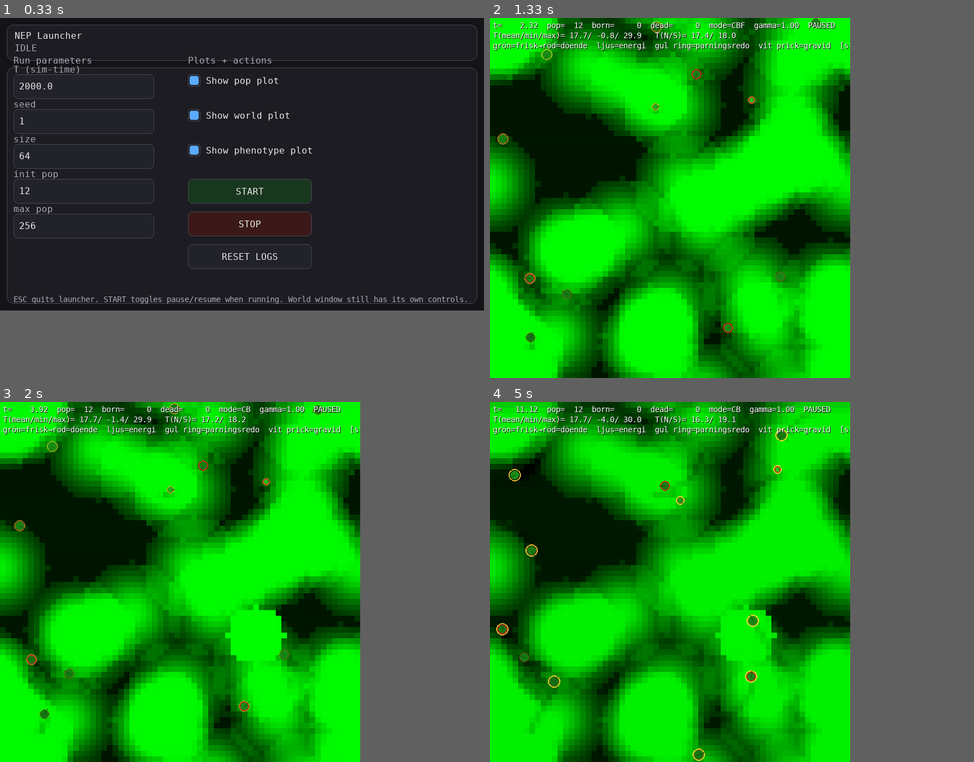
Above: before the commit, frames 1-4 (two rows, left to right).
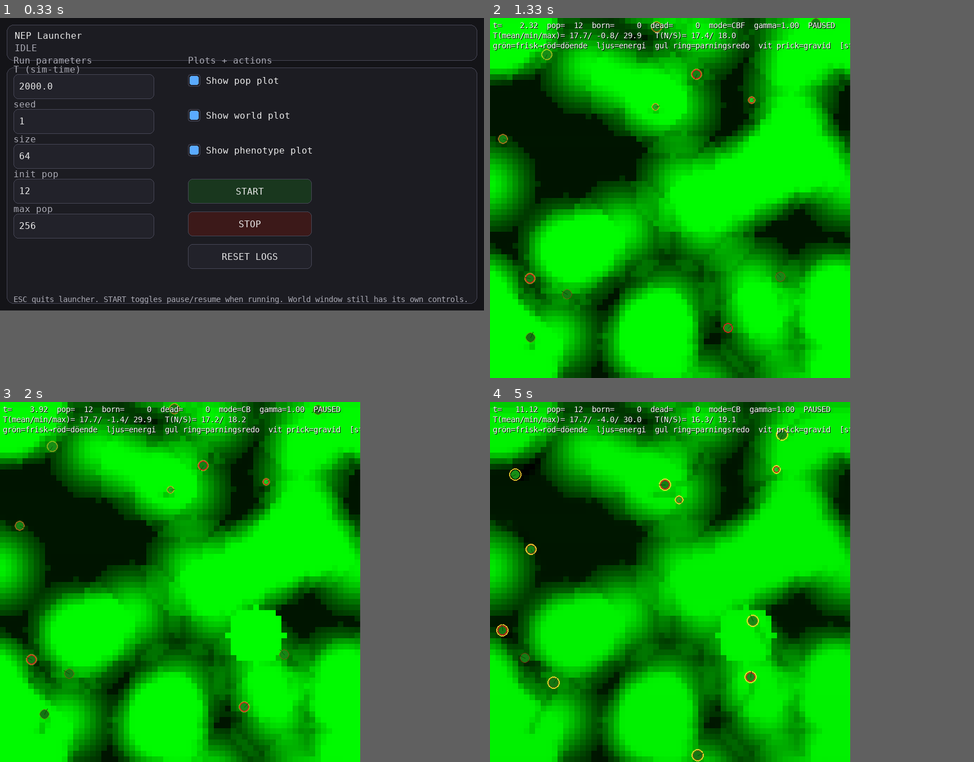
Above: after the commit, the same moments.

Repository: JoakimStorck/nep-process
Game: pygame game, started from nep_gui_launcher.py
Two runs of this game, one before a commit and one after it. Both use one fixed random seed, a clock stepped at 60 frames per second and the inputs below.
Inputs (mouse positions are in pixels of both pictures, inside the frame that each line leads up to):
- Up to frame 1 (0.33 s): no input
- Up to frame 2 (1.33 s): click "START" at 0.38 s; tap Space at 0.67 s; press the mouse at (707, 198) at 1.03 s; move the mouse to (712, 190) at 1.13 s; release the mouse at (712, 187) at 1.27 s
- Up to frame 3 (2 s): tap 2 at 1.33 s; tap 1 at 1.67 s
- Up to frame 4 (5 s): tap 1 at 2, 2.9, 3.2, 4.47 s; tap Space at 2.98, 4.55 s

Frame 1 is identical in both runs. In frame 2, less than 0.1% of the frame differs, in the area x 1-44%, y 14-36%; in frame 3, less than 0.1%; in frame 4, 0.4%, in the area x 1-62%, y 7-100%.

Commit message:
Working versoin with new energy management.

Diff:
--- a/agent.py
+++ b/agent.py
@@ -130,9 +130,17 @@
     eat_rate: float = 1e-4  # kg/s
 
     # Energy densities (J/kg)
+    # E_bio_J_per_kg behålls som bakåtkompatibelt alias för växtbiomassa.
     E_bio_J_per_kg: float = 4.0e6
+    E_plant_J_per_kg: float = 4.0e6
     E_carcass_J_per_kg: float = 7.0e6
     E_body_J_per_kg: float = 7.0e6
+
+    # Conversion efficiencies
+    digest_eff_plant: float = 0.55
+    digest_eff_carcass: float = 0.75
+    anabolism_eff: float = 0.70
+    catabolism_eff: float = 0.90
 
     # Energy storage capacity (J/kg)
     E_cap_per_M: float = 3.0e5
@@ -277,11 +285,13 @@
     birth_energy_eff: float = 0.70
 
     # Aktiv tillväxt mot M_target.
-    # growth_rate_per_s: kg/s tillväxt (nå M_target på ~100s från nyfödd)
-    # growth_E_per_kg: anabolisk byggkostnad — INTE energidensitet i vävnad.
-    #   Samma princip som gestation_E_per_kg: metaboliskt arbete, inte lagrat innehåll.
-    growth_rate_per_s: float = 0.008    # 0.008 kg/s → ~100s till vuxen storlek
-    growth_E_per_kg:   float = 10_000.0 # J/kg (samma som gestation_E_per_kg)
+    # Juvenil somatisk tillväxt mot M_target.
+    # Viktigt efter energikonsolideringen: tillväxt får bara ske hos omogna
+    # individer och bara när reservgraden är tillräckligt hög. Annars driver
+    # modellen in i en growth→catabolism-spiral direkt från warm start.
+    growth_rate_per_s: float = 0.008
+    growth_R_min: float = 0.65   # ingen aktiv tillväxt under denna reservgrad
+    growth_R_full: float = 0.90  # full tillväxthastighet först här
 
     # Gestationstillväxthastighet (kg/s fetal vävnad per sekund).
     # 0.004 kg/s → 50s för ett 0.2 kg foster (var 0.002 = 100s).
@@ -333,6 +343,7 @@
 
     # energy ledger diagnostics (per-individual)
     last_ledger: dict | None = None
+    last_flux: dict | None = None
     ledger_steps: int = 0
     ledger_bad_steps: int = 0
     ledger_max_abs: float = 0.0
@@ -357,6 +368,13 @@
     def E_cap(self) -> float:
         M = self.M
         return self.AP.E_cap_per_M * (M if M > 1e-9 else 1e-9)
+
+    def reserve_frac(self) -> float:
+        Ecap = self.E_cap()
+        if Ecap <= 1e-9:
+            return 0.0
+        r = self.E_total() / Ecap
+        return 0.0 if r < 0.0 else 1.0 if r > 1.0 else r
 
     def hunger(self) -> float:
         Et   = self.E_total()
@@ -607,9 +625,13 @@
         # Alla dessa parametrar är konstanta under agentens liv.
         # ---------------------------------------------------------
         AP = self.AP
-        _E_bio        = float(AP.E_bio_J_per_kg)
+        _E_bio        = float(getattr(AP, 'E_plant_J_per_kg', AP.E_bio_J_per_kg))
         _E_carcass    = float(AP.E_carcass_J_per_kg)
         _E_body       = float(AP.E_body_J_per_kg)
+        _dig_eff_bio  = float(getattr(AP, 'digest_eff_plant', 1.0))
+        _dig_eff_car  = float(getattr(AP, 'digest_eff_carcass', 1.0))
+        _ana_eff      = max(1e-9, float(getattr(AP, 'anabolism_eff', 1.0)))
+        _cat_eff      = max(0.0, float(getattr(AP, 'catabolism_eff', 1.0)))
         _E_cap_per_M  = float(AP.E_cap_per_M)
         _k_basal      = float(AP.k_basal)
         _compute_cost = float(AP.compute_cost)
@@ -631,7 +653,6 @@
         _gest_burden  = float(getattr(AP, "gestation_mass_burden", 0.0))
         _gest_over    = float(getattr(AP, "gestation_P_overhead_per_kg", 0.0))
         _gest_rate    = float(AP.gestation_growth_kg_per_s)
-        _gest_E_kg    = float(AP.gestation_E_per_kg)
         _k_damage     = float(getattr(AP, "k_damage", 0.02))
         _k_age0       = float(AP.k_age0)
         _k_age1       = float(AP.k_age1)
@@ -644,9 +665,9 @@
         _wear_aE      = float(AP.wear_aE)
         _wear_aD      = float(AP.wear_aD)
         _growth_rate  = float(AP.growth_rate_per_s)
-        _growth_E_kg  = float(AP.growth_E_per_kg)
         # M_target: genetiskt bestämd vuxenmassa från phenotype
         _M_target     = float(getattr(pheno, "M_target", float(AP.M0)))
+        _build_E_kg   = _E_body / _ana_eff
 
         # ---------------------------------------------------------
         # (1) Intake -> buffers (up to cap), surplus -> mass
@@ -665,7 +686,13 @@
         herb_eff  = (1.0 - _diet) ** 0.7
         scav_eff  = _diet ** 0.7
 
-        E_in = m_bio * _E_bio * herb_eff + m_car * _E_carcass * scav_eff
+        E_in_gross_bio = m_bio * _E_bio * herb_eff
+        E_in_gross_car = m_car * _E_carcass * scav_eff
+        E_in_bio = E_in_gross_bio * _dig_eff_bio
+        E_in_car = E_in_gross_car * _dig_eff_car
+        E_loss_digest_bio = max(0.0, E_in_gross_bio - E_in_bio)
+        E_loss_digest_car = max(0.0, E_in_gross_car - E_in_car)
+        E_in = E_in_bio + E_in_car
 
         Et0 = float(self.E_total())
         Ecap0 = _E_cap_per_M * max(1e-9, float(self.M))
@@ -745,7 +772,7 @@
                 dM_want = min(_gest_rate * dt, M_tgt - M_cur)
 
                 if dM_want > 0.0:
-                    E_need = dM_want * _gest_E_kg
+                    E_need = dM_want * _build_E_kg
 
                     # pay from buffers
                     paid1 = float(self.take_energy(E_need))
@@ -755,12 +782,12 @@
                     if deficit_g > 0.0:
                         free = max(0.0, float(self.M) - _M_min)
 
-                        want_cat    = deficit_g / _E_body
+                        want_cat    = deficit_g / max(_cat_eff * _E_body, 1e-12)
                         dM_cat_gest = min(want_cat, free)
 
                         if dM_cat_gest > 0.0:
                             self.M -= dM_cat_gest
-                            E_from_M_gest = dM_cat_gest * _E_body
+                            E_from_M_gest = dM_cat_gest * _E_body * _cat_eff
                             self.E_fast += E_from_M_gest / WF
 
                         paid2 = float(self.take_energy(deficit_g))
@@ -769,23 +796,37 @@
                     out_gest_build = paid_total
 
                     # Massa byggd = betald energi / byggkostnad per kg.
-                    dM_gest = paid_total / _gest_E_kg
+                    dM_gest = paid_total / _build_E_kg
                     if dM_gest > 0.0:
                         self.gest_M = M_cur + dM_gest
                         self.gest_E_J = float(self.gest_E_J) + paid_total
 
         # ---------------------------------------------------------
-        # (2C.5) Aktiv tillväxt mot M_target
-        # Tillväxt är genetiskt programmerad — en ung agent försöker alltid växa.
-        # Energin tas ur budgeten precis som metabolism.
-        # Om energin inte räcker: tillväxten skalas proportionellt (svält = långsammare tillväxt).
+        # (2C.5) Aktiv juvenil tillväxt mot M_target
+        # Efter energikonsolideringen får tillväxt inte vara ett konstant drag
+        # hos alla individer under M_target; det dödar warm-startade vuxna som
+        # försöker "växa ikapp" genom akut katabolism. Därför krävs nu både:
+        #   (a) omogen ålder, och
+        #   (b) tillräcklig energireserv.
+        # Reservgaten är mjuk mellan growth_R_min och growth_R_full.
         # ---------------------------------------------------------
         out_growth = 0.0
         dM_growth_want = 0.0
-        if float(self.M) < _M_target:
+        r_now = self.reserve_frac()
+        gR0 = float(getattr(AP, 'growth_R_min', 0.65))
+        gR1 = max(gR0 + 1e-9, float(getattr(AP, 'growth_R_full', 0.90)))
+        if r_now <= gR0:
+            growth_gate = 0.0
+        elif r_now >= gR1:
+            growth_gate = 1.0
+        else:
+            growth_gate = (r_now - gR0) / (gR1 - gR0)
+
+        juvenile = float(age_s) < float(pheno.A_mature)
+        if juvenile and float(self.M) < _M_target and growth_gate > 0.0:
             M_deficit      = _M_target - float(self.M)
-            dM_growth_want = min(_growth_rate * dt, M_deficit)
-            out_growth     = dM_growth_want * _growth_E_kg  # anabolisk kostnad, ej energidensitet
+            dM_growth_want = min(_growth_rate * dt * growth_gate, M_deficit)
+            out_growth     = dM_growth_want * _build_E_kg
 
         # ---------------------------------------------------------
         # (2D) Pay drains ONCE
@@ -814,13 +855,13 @@
         paid2 = 0.0
 
         if deficit > 0.0:
-            want_cat = deficit / _E_body
+            want_cat = deficit / max(_cat_eff * _E_body, 1e-12)
             free     = max(0.0, float(self.M) - _M_min)
             dM_cat   = min(want_cat, free)
 
             if dM_cat > 0.0:
                 self.M   -= dM_cat
-                E_from_M  = dM_cat * _E_body
+                E_from_M  = dM_cat * _E_body * _cat_eff
                 self.E_fast += E_from_M / WF
 
             paid2      = float(self.take_energy(deficit))
@@ -1021,6 +1062,12 @@
 
             "E_before": E_before,
             "E_in": E_in,
+            "E_in_bio": E_in_bio,
+            "E_in_carcass": E_in_car,
+            "E_in_gross_bio": E_in_gross_bio,
+            "E_in_gross_carcass": E_in_gross_car,
+            "E_loss_digest_bio": E_loss_digest_bio,
+            "E_loss_digest_carcass": E_loss_digest_car,
             "E_store": dE_store,
             "E_to_M": E_to_M,
 
@@ -1051,6 +1098,32 @@
             "gest_E_J": float(self.gest_E_J),
             "dM_gest": dM_gest,
             "dM_cat_gest": dM_cat_gest,
+        }
+
+        self.last_flux = {
+            "food_bio_kg": float(m_bio),
+            "food_carcass_kg": float(m_car),
+            "E_in_bio": float(E_in_bio),
+            "E_in_carcass": float(E_in_car),
+            "E_in_total": float(E_in),
+            "E_loss_digest_bio": float(E_loss_digest_bio),
+            "E_loss_digest_carcass": float(E_loss_digest_car),
+            "E_loss_basal": float(out_basal),
+            "E_loss_compute": float(out_compute),
+            "E_loss_sense": float(out_sense),
+            "E_loss_loco": float(out_loco),
+            "E_loss_thermo": float(out_thermo),
+            "E_loss_gest_overhead": float(out_gest_overhead),
+            "E_build_growth": float(out_growth),
+            "E_build_gestation": float(out_gest_build),
+            "E_loss_repair": float(E_out_repair),
+            "E_from_catabolism": float(E_from_M_total),
+            "E_loss_catabolism": float(max(0.0, dM_cat_total * _E_body - E_from_M_total)),
+            "dM_growth": float(dM_growth_want if 'dM_growth_want' in locals() else 0.0),
+            "reserve_frac": float(r_now if 'r_now' in locals() else self.reserve_frac()),
+            "growth_gate": float(growth_gate if 'growth_gate' in locals() else 0.0),
+            "dM_gestation": float(dM_gest),
+            "dM_catabolism": float(dM_cat_total),
         }
 
         if drift_abs >= prev_max_abs:
--- a/population.py
+++ b/population.py
@@ -311,6 +311,23 @@
         E_body_equiv = e_body * M_sum
         E_gest_equiv = e_body * gest_M_sum
 
+        flow_keys = [
+            "food_bio_kg", "food_carcass_kg", "E_in_bio", "E_in_carcass", "E_in_total",
+            "E_loss_digest_bio", "E_loss_digest_carcass", "E_loss_basal", "E_loss_compute",
+            "E_loss_sense", "E_loss_loco", "E_loss_thermo", "E_loss_gest_overhead",
+            "E_build_growth", "E_build_gestation", "E_loss_repair", "E_from_catabolism",
+            "E_loss_catabolism", "dM_growth", "dM_gestation", "dM_catabolism",
+        ]
+        flow_sums = {k: 0.0 for k in flow_keys}
+        for a in alive:
+            fl = getattr(getattr(a, "body", None), "last_flux", None)
+            if isinstance(fl, dict):
+                for k in flow_keys:
+                    try:
+                        flow_sums[k] += float(fl.get(k, 0.0))
+                    except Exception:
+                        pass
+
         # Backward compatible: mean_* som tidigare
         # Nya fält: median_* och pXX_* + mass/energy ledgers.
         payload = records.population_record(
@@ -349,6 +366,7 @@
                 "E_store_sum": float(E_store_sum),
                 "E_body_equiv": float(E_body_equiv),
                 "E_gest_equiv": float(E_gest_equiv),
+                **{k: float(v) for k, v in flow_sums.items()},
             })
 
         self._emit("population", t, payload)
@@ -363,10 +381,19 @@
             C_sum = float(np.nansum(self.world.C))
             e_plant = float(getattr(self.AP, "E_plant_J_per_kg", getattr(self.AP, "E_bio_J_per_kg", 0.0)))
             e_carc = float(getattr(self.AP, "E_carcass_J_per_kg", 0.0))
+            wf = getattr(self.world, "last_flux", {})
             payload.update({
                 "E_B": e_plant * B_sum,
                 "E_C": e_carc * C_sum,
                 "BC_sum": B_sum + C_sum,
+                "M_B": B_sum,
+                "M_C": C_sum,
+                "E_in_growth": float(wf.get("E_in_growth", 0.0)),
+                "E_loss_wither": float(wf.get("E_loss_wither", 0.0)),
+                "E_loss_decay": float(wf.get("E_loss_decay", 0.0)),
+                "dM_growth": float(wf.get("dM_growth", 0.0)),
+                "dM_wither": float(wf.get("dM_wither", 0.0)),
+                "dM_decay": float(wf.get("dM_decay", 0.0)),
             })
         self._emit("world", t, payload)
 
--- a/world.py
+++ b/world.py
@@ -92,6 +92,10 @@
     # --- Perception scaling ---
     C_sense_K: float = 5e-4
 
+    # Energy densities for open-system ledger diagnostics (J/kg)
+    E_plant_J_per_kg: float = 4.0e6
+    E_carcass_J_per_kg: float = 7.0e6
+
 
 # -------------------------
 # World
@@ -112,6 +116,14 @@
 
         # time
         self.t = 0.0
+        self.last_flux = {
+            "dM_growth": 0.0,
+            "dM_wither": 0.0,
+            "dM_decay": 0.0,
+            "E_in_growth": 0.0,
+            "E_loss_wither": 0.0,
+            "E_loss_decay": 0.0,
+        }
 
         # Precompute latitudinal profiles (depend only on y)
         ys = np.arange(s, dtype=np.float32)
@@ -283,6 +295,20 @@
         dC = (-float(P.C_decay) * self.C) + float(P.C_diff) * lapC
         self.C = (self.C + np.float32(dt) * np.float32(dC)).astype(np.float32, copy=False)
         self.C = np.maximum(self.C, 0.0).astype(np.float32, copy=False)
+
+        dM_growth = float(np.sum(np.float64(dt) * np.float64(growth)))
+        dM_wither = float(np.sum(np.float64(dt) * np.float64(wither)))
+        dM_decay = float(np.sum(np.float64(dt) * np.float64(np.maximum(float(P.C_decay) * self.C, 0.0))))
+        e_plant = float(getattr(P, "E_plant_J_per_kg", getattr(P, "E_bio_J_per_kg", 4.0e6)))
+        e_carc = float(getattr(P, "E_carcass_J_per_kg", 7.0e6))
+        self.last_flux = {
+            "dM_growth": max(0.0, dM_growth),
+            "dM_wither": max(0.0, dM_wither),
+            "dM_decay": max(0.0, dM_decay),
+            "E_in_growth": max(0.0, dM_growth) * e_plant,
+            "E_loss_wither": max(0.0, dM_wither) * e_plant,
+            "E_loss_decay": max(0.0, dM_decay) * e_carc,
+        }
 
         # --- Germination / seeding
         seed_p = float(P.seed_p)
